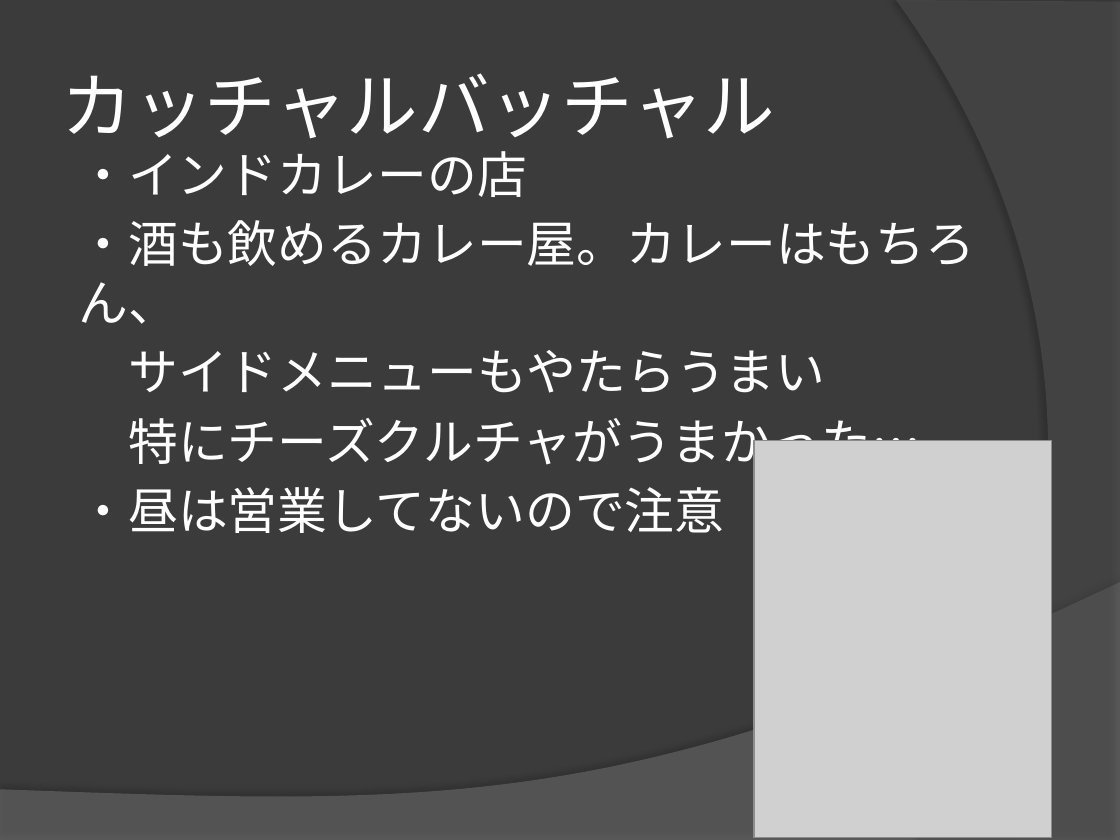
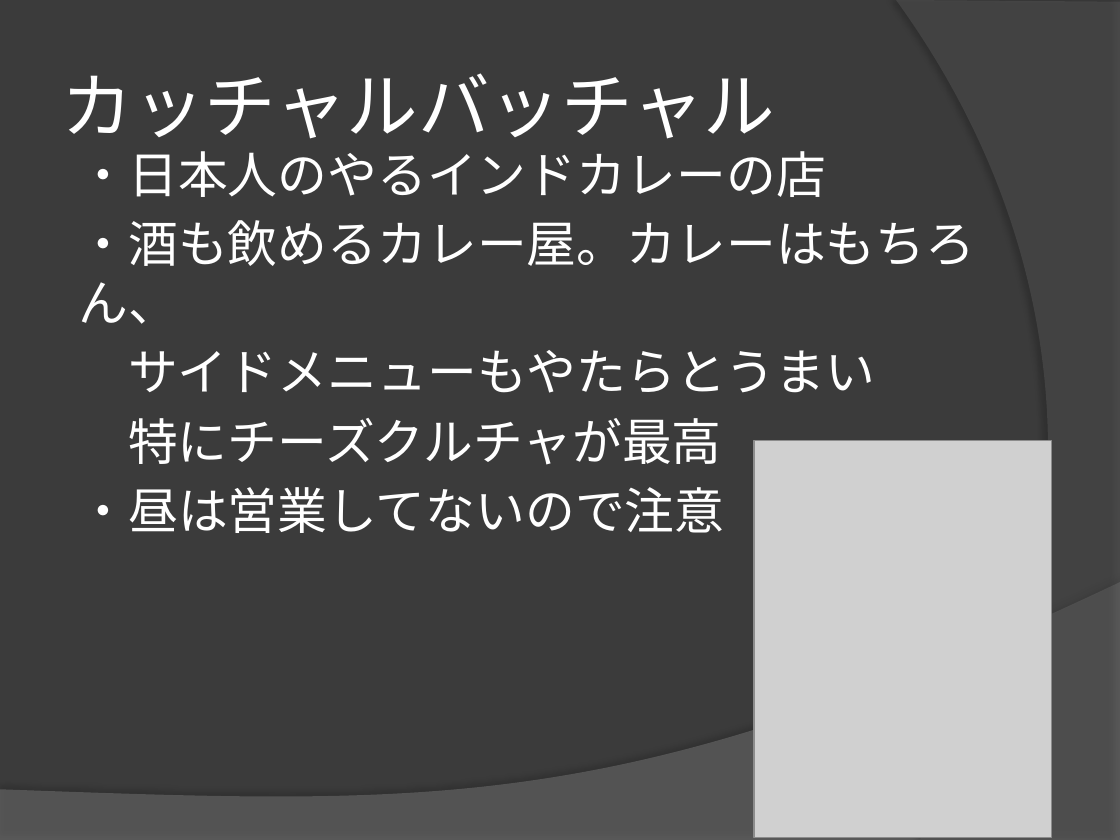
Before and after one commit to yuridonus/FEstudy, a slide deck: slide 34 of hateful_excel.pptx (slide 31 before the commit). Drawn at 1120x840 pixels with LibreOffice and Linux fonts; fonts in the diff are those of the drawing; grey boxes stand for pictures. Boxes give left, top, right and bottom in pixels: in the first picture for what was removed or moved away, otherwise in the second. Text is boxed around its words. In the diff, an @@ line names an element or a change of style, - is before the commit and + after.

```diff
--- a/hateful_excel.pptx
+++ b/hateful_excel.pptx
@@ text at [78,151,826,197]: text changed @@
-・インドカレーの店
+・日本人のやるインドカレーの店
@@ text at [128,350,875,465]: text changed @@
-サイドメニューもやたらうまい
-特にチーズクルチャがうまかった…
+サイドメニューもやたらとうまい
+特にチーズクルチャが最高
```
Also in this commit, not shown: 17 other slides changed, 4 slides added, 1 slide removed, 3 other files.
